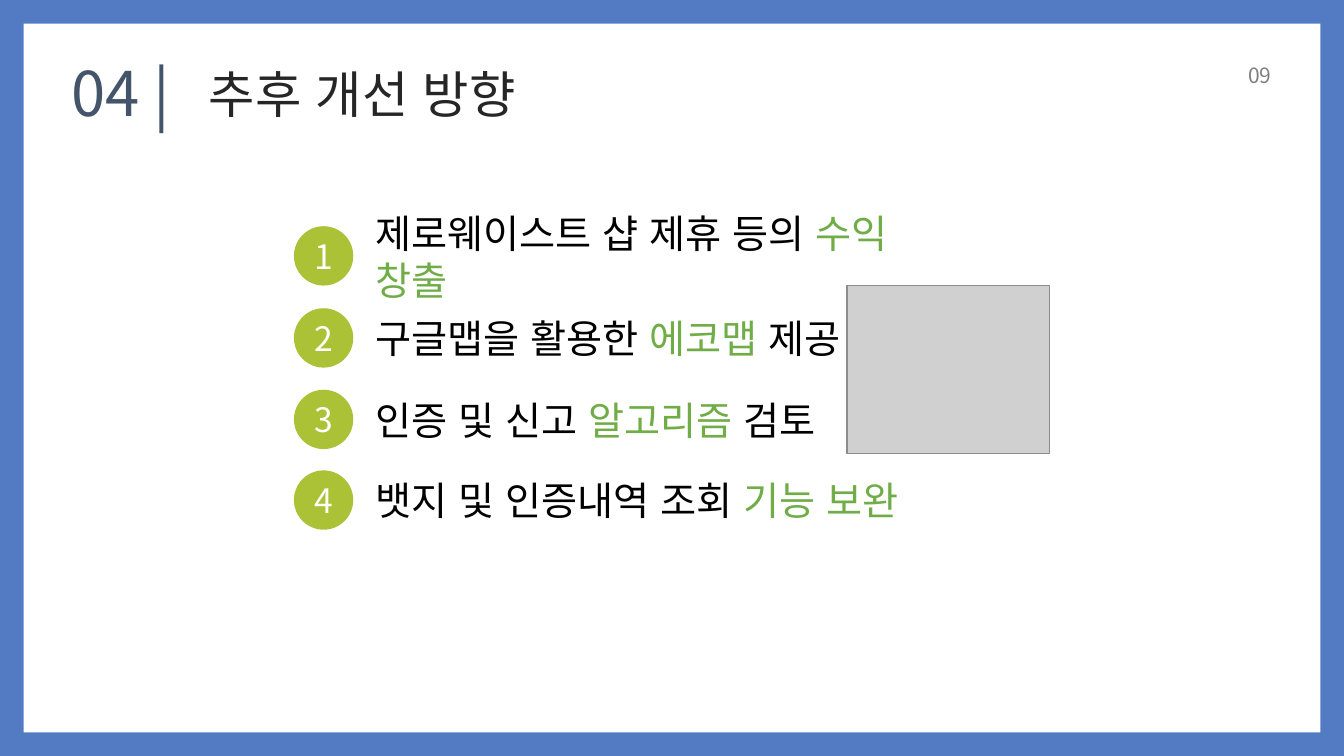
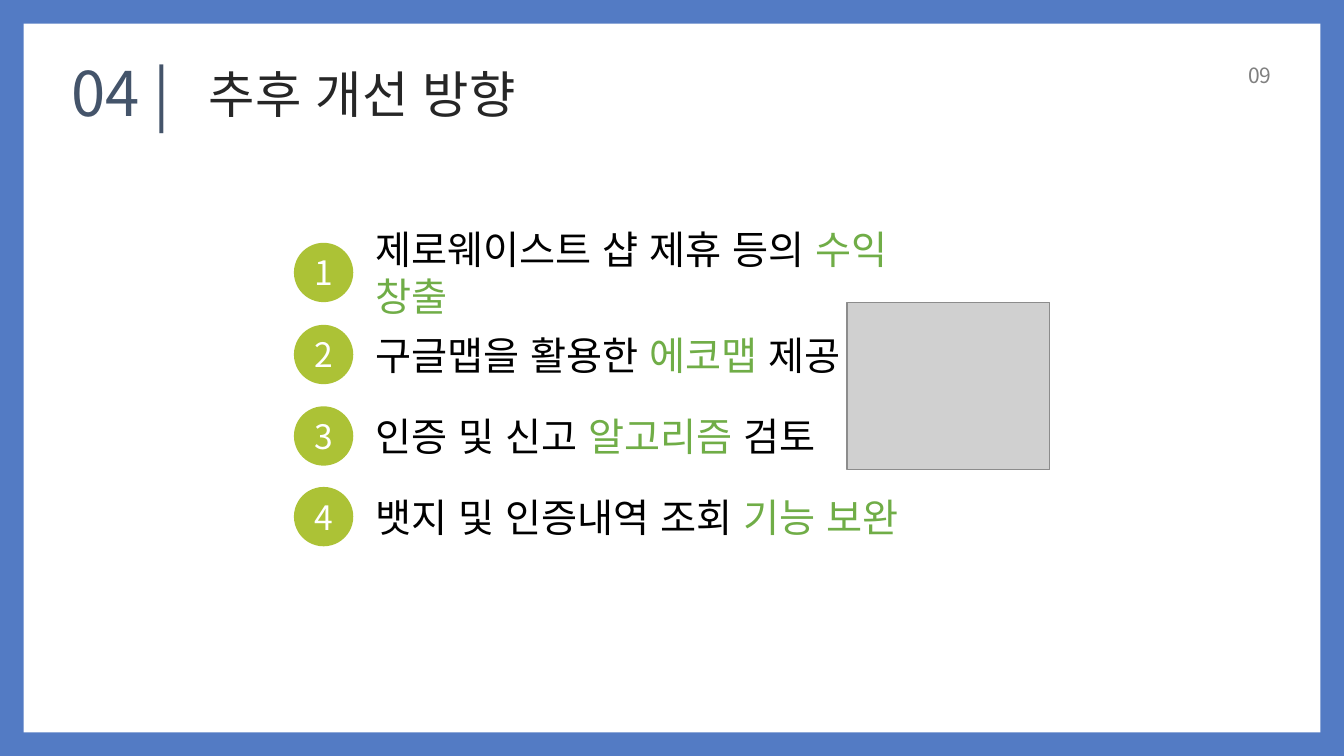
Before and after one commit to gdsckoreahackathon2022/28_WaterDragon_Footprint, a slide deck: slide 9 of WaterDragonFootprint 발표 자료.pptx. Drawn at 1344x756 pixels with LibreOffice and Linux fonts; fonts in the diff are those of the drawing; grey boxes stand for pictures. Boxes give left, top, right and bottom in pixels: in the first picture for what was removed or moved away, otherwise in the second. Text is boxed around its words. In the diff, an @@ line names an element or a change of style, - is before the commit and + after.

```diff
--- a/WaterDragonFootprint 발표 자료.pptx
+++ b/WaterDragonFootprint 발표 자료.pptx
@@ 4 texts, 4 ellipses, 1 picture: place and size @@
-4 texts, 4 ellipses, 1 picture at (294, 215, 1050, 530)
+4 texts, 4 ellipses, 1 picture at (294, 231, 1050, 546)
```
Also in this commit, not shown: 3 other slides changed, 3 other files.
